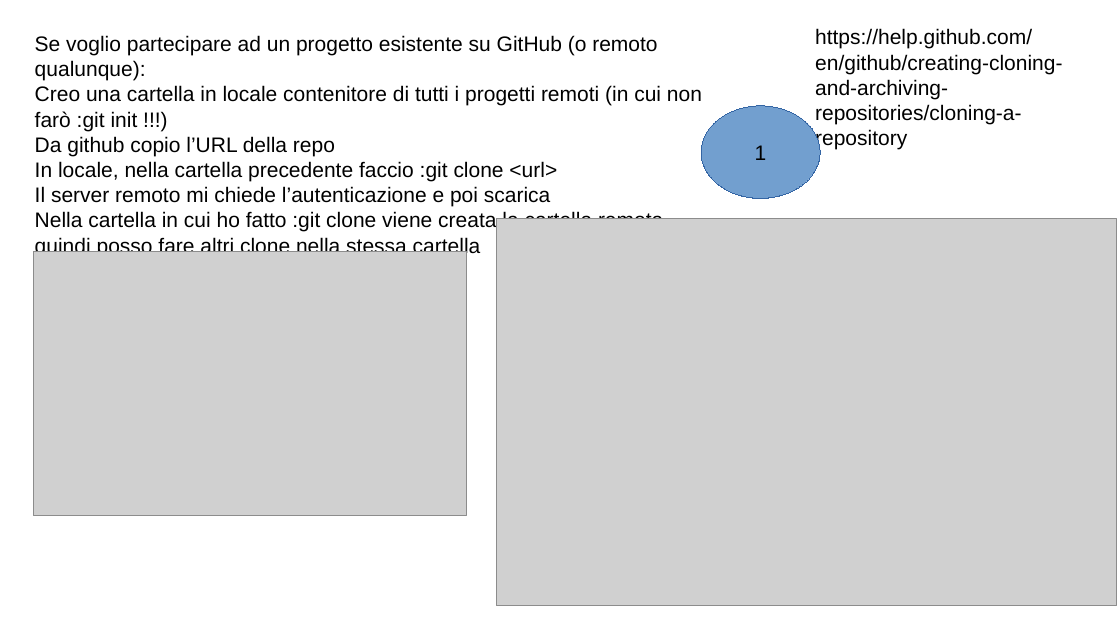
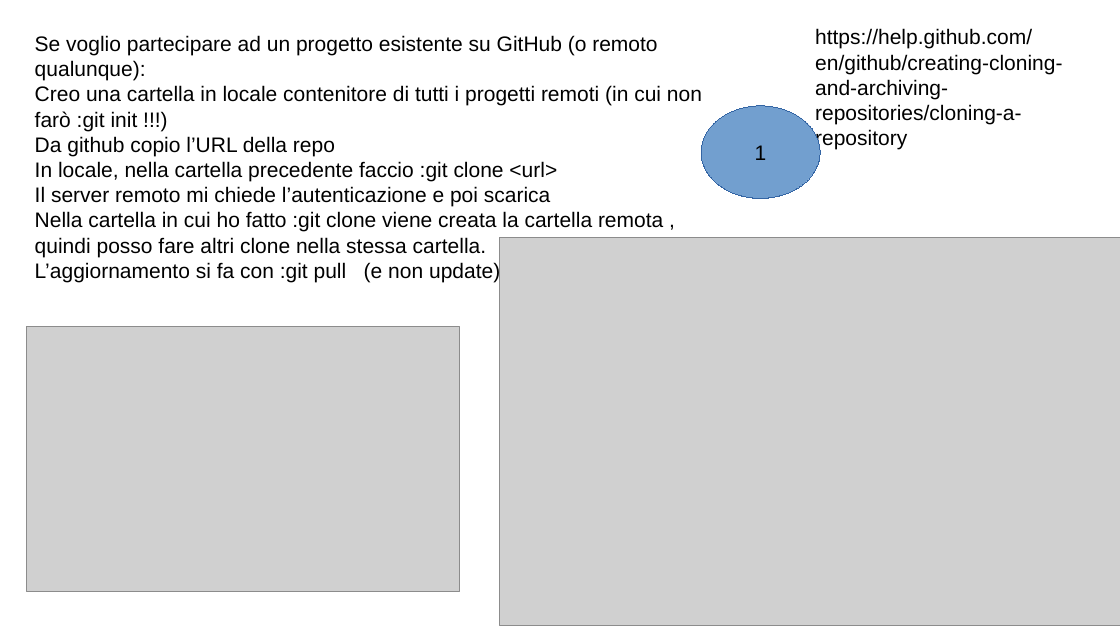
Before and after one commit to alegit2020/AppuntiGit, a slide deck: slide 8 of git Alex giu2020.pptx. Drawn at 1120x630 pixels with LibreOffice and Linux fonts; fonts in the diff are those of the drawing; grey boxes stand for pictures. Boxes give left, top, right and bottom in pixels: in the first picture for what was removed or moved away, otherwise in the second. Text is boxed around its words. In the diff, an @@ line names an element or a change of style, - is before the commit and + after.

Commit message:
procedura di gestione del remoto

```diff
--- a/git Alex giu2020.pptx
+++ b/git Alex giu2020.pptx
@@ text at (x1=35, y1=237, x2=500, y2=282): text changed @@
-quindi posso fare altri clone nella stessa cartella
+quindi posso fare altri clone nella stessa cartella.
+L’aggiornamento si fa con :git pull (e non update)
@@ picture moved from (x1=497, y1=218, x2=1117, y2=606) to (x1=500, y1=238, x2=1120, y2=625) @@
@@ picture moved from (x1=33, y1=251, x2=466, y2=516) to (x1=26, y1=327, x2=460, y2=592) @@
```
